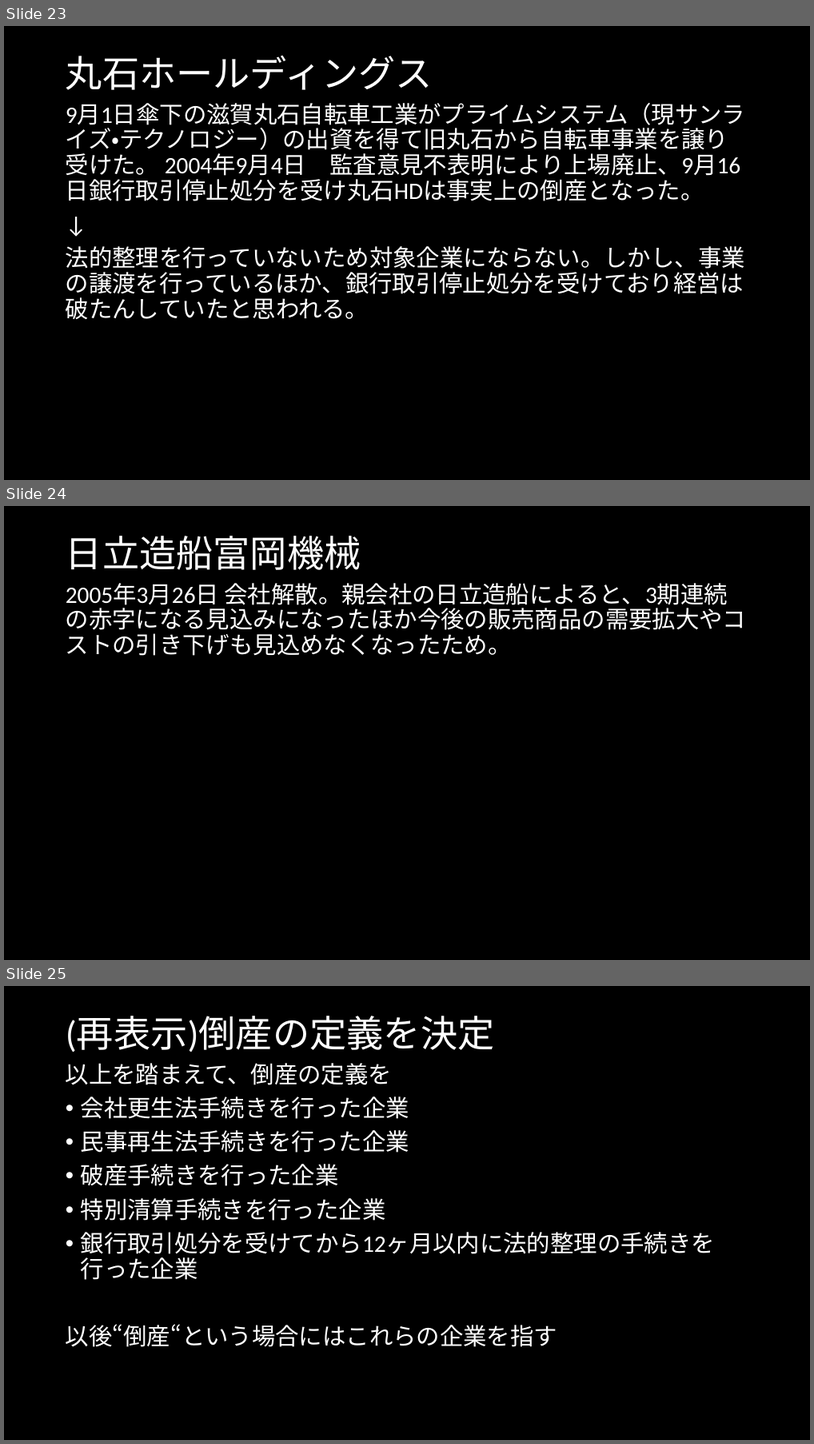
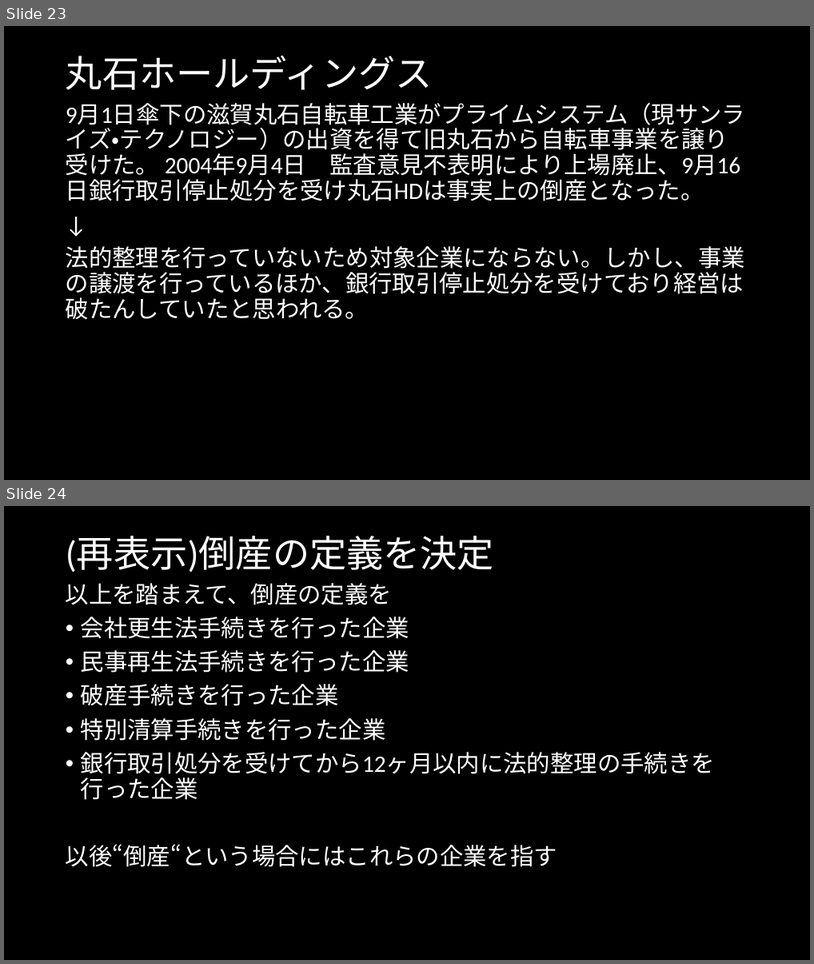
Before and after one commit to MAGA-Phantom/OperationSotsuron, a slide deck: 倒産の研究(仮).pptx. Shown one above the other, each under a label of ours: slides 23, 24 and 25 before the commit, slides 23 and 24 after it. The pictures are 814x1444 and 814x964 pixels, drawn with LibreOffice and Linux fonts; fonts in the diff are those of the drawing. Boxes give left, top, right and bottom in pixels: in the first picture for what was removed or moved away, otherwise in the second. Text is boxed around its words. In the diff, an @@ line names an element or a change of style, - is before the commit and + after.

```diff
--- a/倒産の研究(仮).pptx
+++ b/倒産の研究(仮).pptx
@@ slide 24 removed at (4, 506, 810, 960), background #000000 @@
@@ title removed at (66, 536, 362, 570) @@
-日立造船富岡機械
@@ text removed at (66, 583, 728, 656) @@
-2005年3月26日 会社解散。親会社の日立造船によると、3期連続の赤字になる見込みになったほか今後の販売商品の需要拡大やコストの引き下げも見込めなくなったため。
@@ what was slide 25 is now slide 24 @@
```
Also in this commit, not shown: 2 slides changed.
